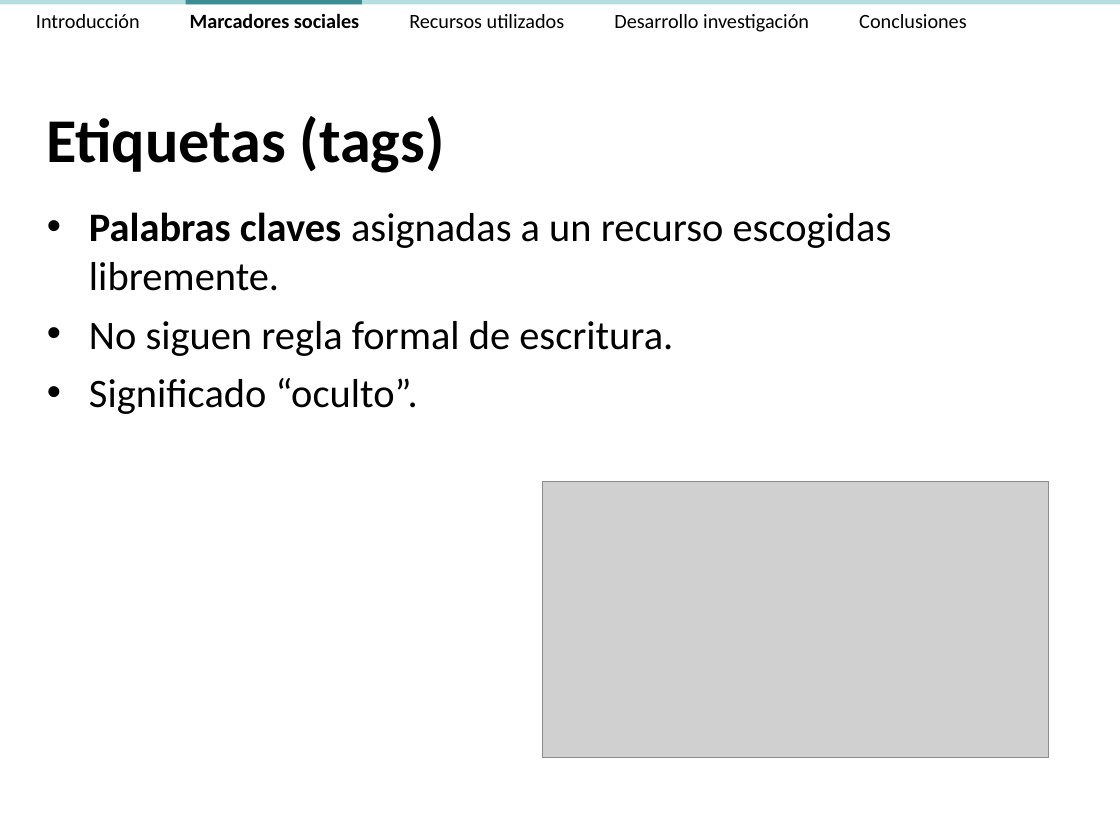
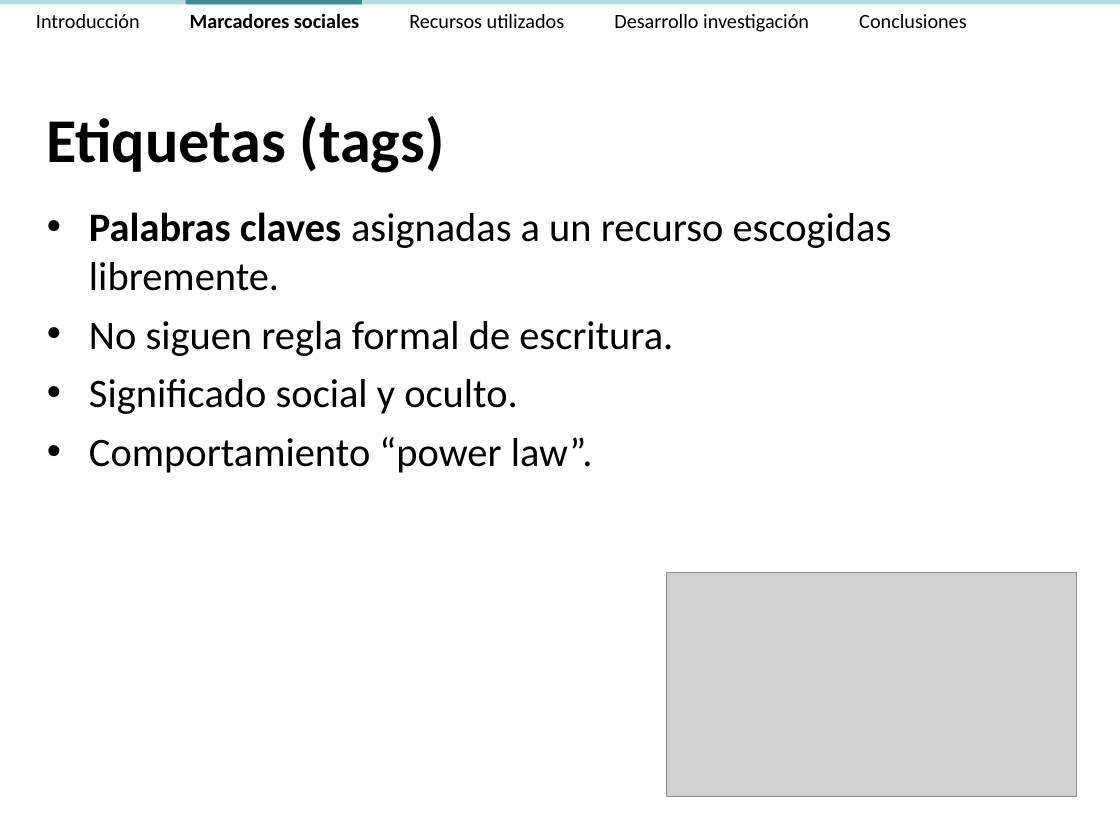
Before and after one commit to ak907kenai/nicotournetesis, a slide deck: slide 12 of docs_trunk/Presentación/Nicolás Tourné - Presentación Tesis (v2.4).ppt (slide 9 before the commit). Drawn at 1120x840 pixels with LibreOffice and Linux fonts; fonts in the diff are those of the drawing; grey boxes stand for pictures. Boxes give left, top, right and bottom in pixels: in the first picture for what was removed or moved away, otherwise in the second. Text is boxed around its words. In the diff, an @@ line names an element or a change of style, - is before the commit and + after.

```diff
--- a/docs_trunk/Presentación/Nicolás Tourné - Presentación Tesis (v2.4).ppt
+++ b/docs_trunk/Presentación/Nicolás Tourné - Presentación Tesis (v2.4).ppt
@@ text at bbox=[89, 379, 593, 473]: text changed @@
-• Significado “oculto”.
+• Significado social y oculto.
+• Comportamiento “power law”.
@@ picture: place and size @@
-picture at bbox=[542, 482, 1048, 758]
+picture at bbox=[666, 572, 1076, 796]
```
Also in this commit, not shown: 14 other slides changed, 6 slides added, 1 other file.
